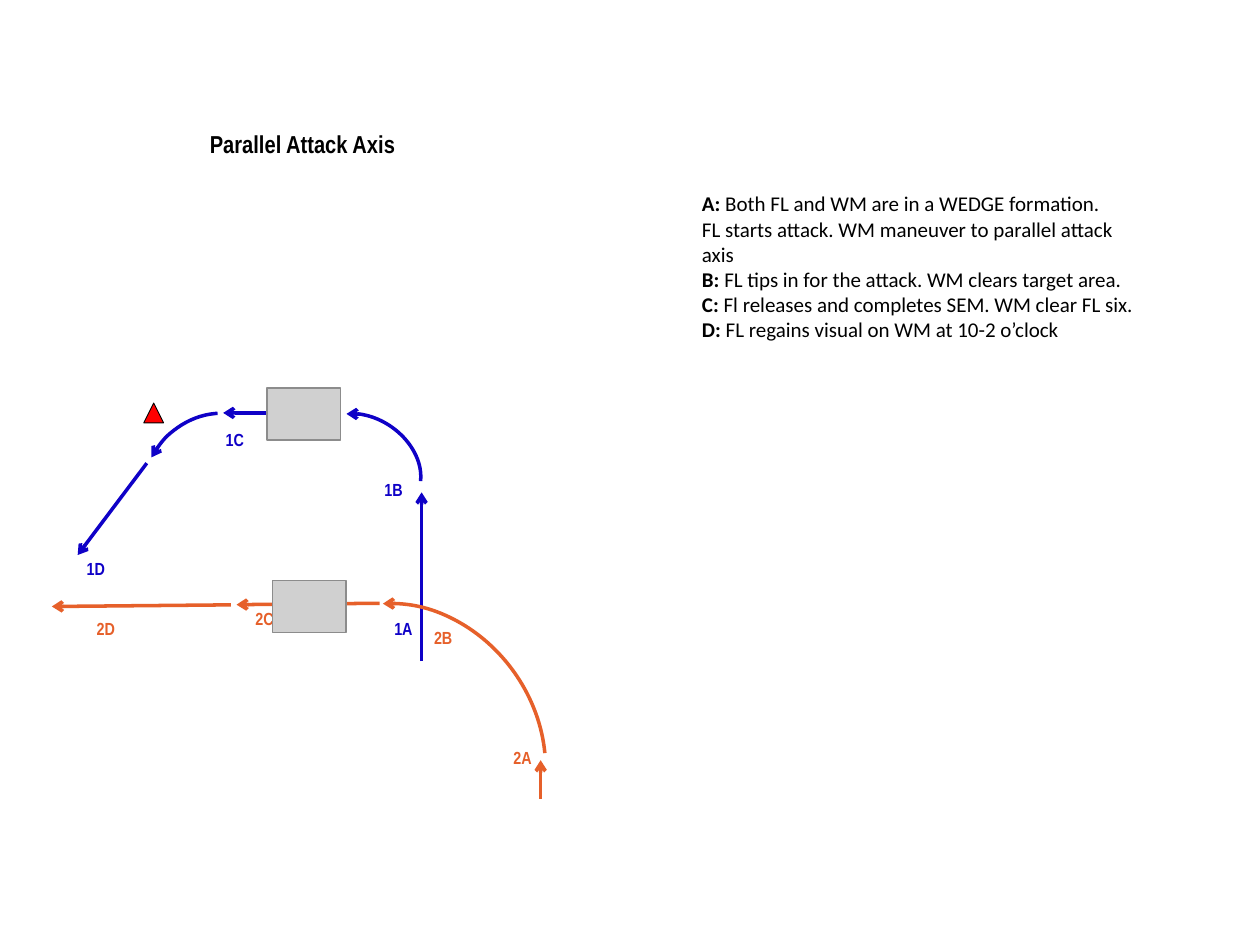
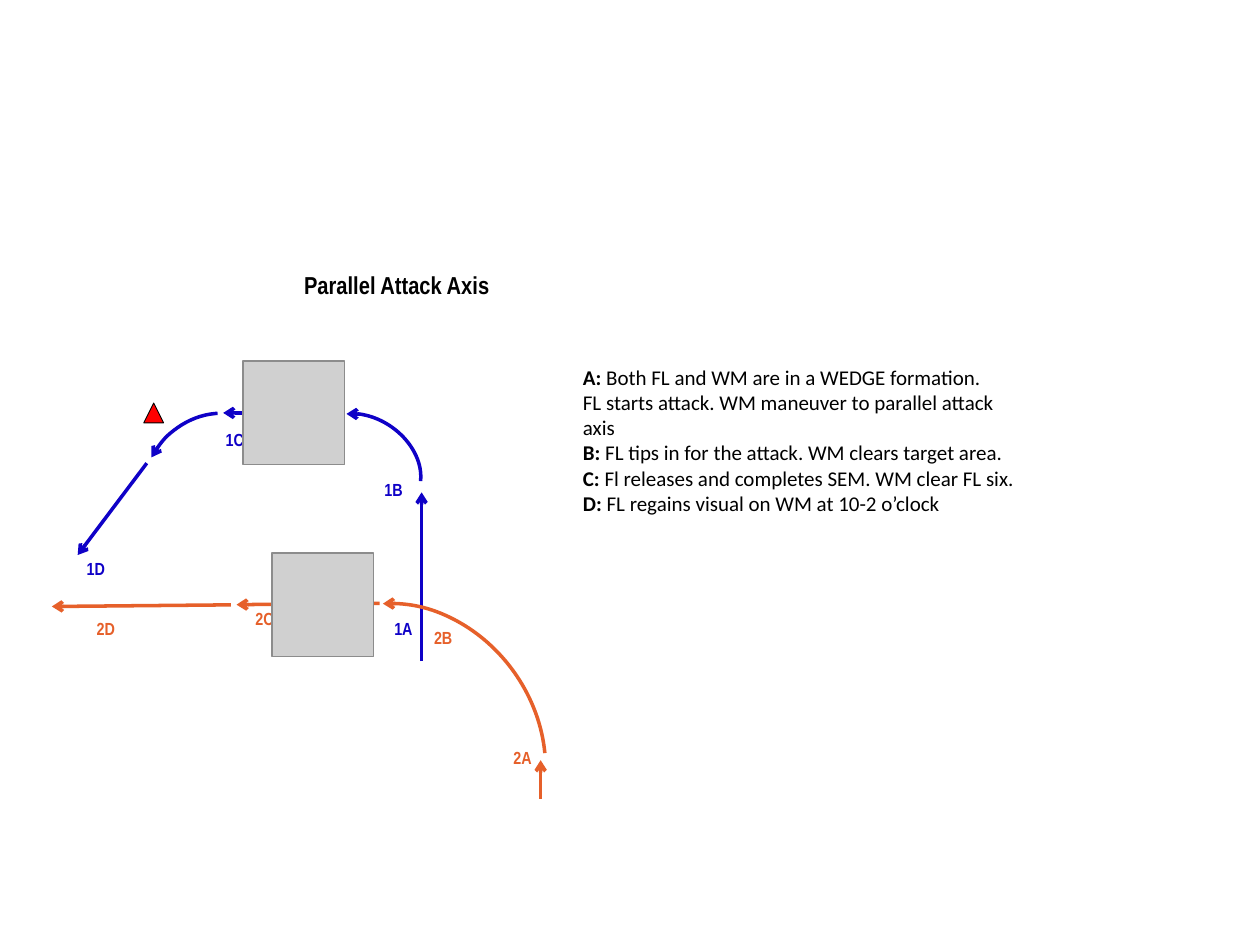
Before and after one commit to 132nd-vWing/132-TRP-388, a slide deck: slide 26 of Surface Attack Tactics/SAT Graphics.pptx. Drawn at 1260x945 pixels with LibreOffice and Linux fonts; fonts in the diff are those of the drawing; grey boxes stand for pictures; background and template pictures are left out. Boxes give left, top, right and bottom in pixels: in the first picture for what was removed or moved away, otherwise in the second. Text is boxed around its words. In the diff, an @@ line names an element or a change of style, - is before the commit and + after.

```diff
--- a/Surface Attack Tactics/SAT Graphics.pptx
+++ b/Surface Attack Tactics/SAT Graphics.pptx
@@ text "Parallel Attack Axis": place and size @@
-text "Parallel Attack Axis" at [210,135,394,154]
+text "Parallel Attack Axis" at [304,276,489,295]
@@ text "A: Both FL and WM ...": place and size @@
-text "A: Both FL and WM ..." at [702,196,1132,341]
+text "A: Both FL and WM ..." at [583,370,1013,515]
@@ picture added at [243,361,345,464] @@
@@ picture removed at [267,387,340,440] @@
@@ picture added at [272,554,374,657] @@
@@ picture removed at [273,580,346,633] @@
```
Also in this commit, not shown: 5 other slides changed, 1 other file.
